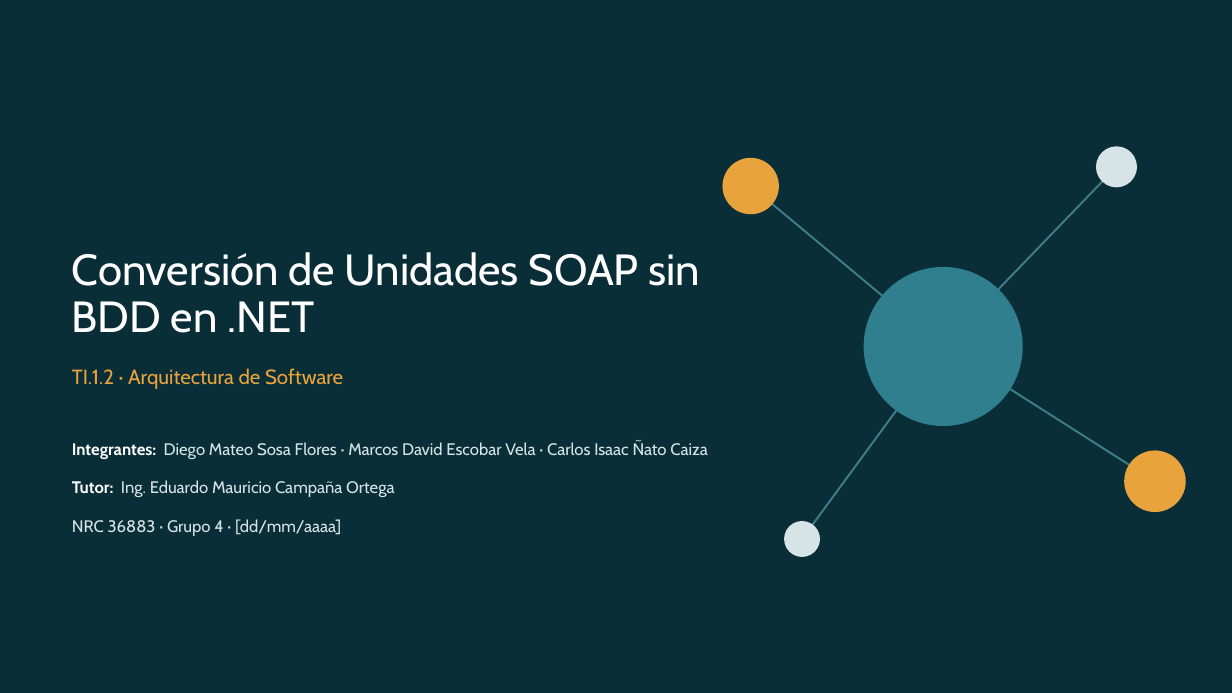
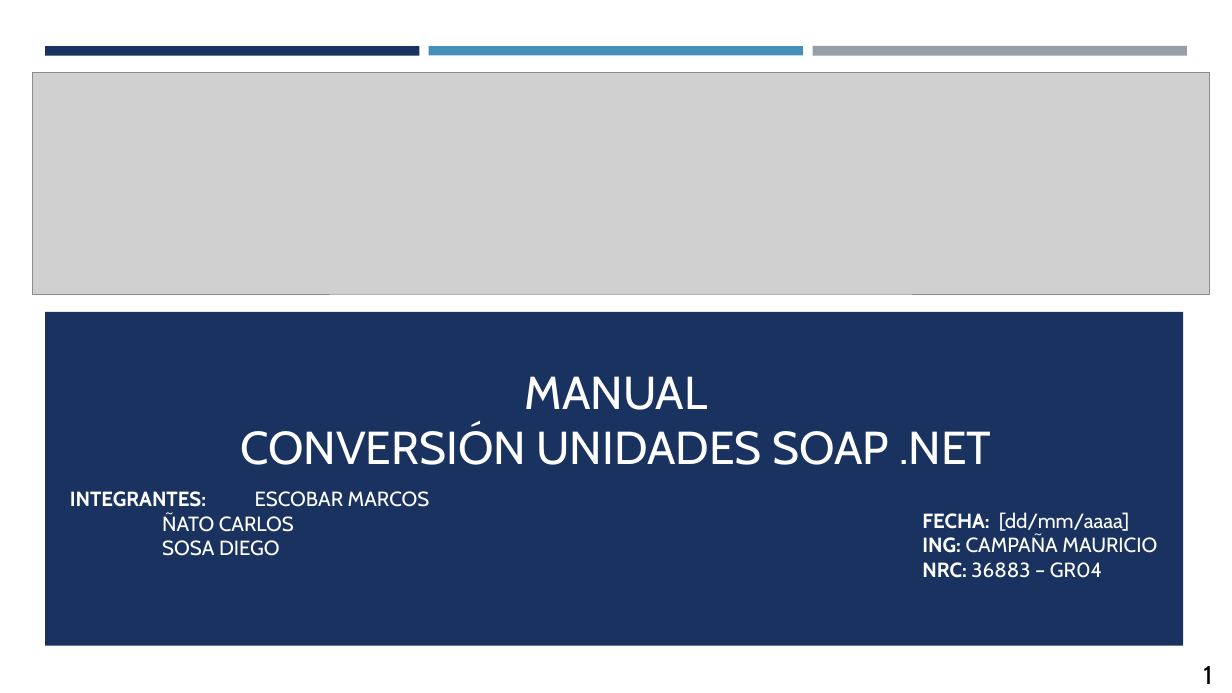
Before and after one commit to IMarcusDev/TI.1.2.-PAO202651_SOAP_DOTNET_SINBDD_NRC_36883_GR04, a slide deck: slide 1 of 05. DOCUMENTACION/PRESENTACION TI.1.2. SOAP sin BDD en DOTNET GR4.pptx. Drawn at 1232x693 pixels with LibreOffice and Linux fonts; fonts in the diff are those of the drawing; grey boxes stand for pictures. Boxes give left, top, right and bottom in pixels: in the first picture for what was removed or moved away, otherwise in the second. Text is boxed around its words. In the diff, an @@ line names an element or a change of style, - is before the commit and + after.

```diff
--- a/05. DOCUMENTACION/PRESENTACION TI.1.2. SOAP sin BDD en DOTNET GR4.pptx
+++ b/05. DOCUMENTACION/PRESENTACION TI.1.2. SOAP sin BDD en DOTNET GR4.pptx
@@ background #0A2E38 to #FFFFFF @@
@@ rectangle added at <box>45,46,420,55</box>, fill #1A3260 @@
@@ rectangle added at <box>429,46,803,55</box>, fill #4590B8 @@
@@ rectangle added at <box>812,46,1187,56</box>, fill #969FA7 @@
@@ picture added at <box>32,72,1210,294</box> @@
@@ ellipse removed at <box>1096,146,1137,187</box> @@
@@ ellipse removed at <box>723,158,779,214</box> @@
@@ line removed from (944, 347) to (1116, 167) @@
@@ line removed from (944, 347) to (750, 186) @@
@@ ellipse removed at <box>864,267,1023,426</box> @@
@@ rectangle added at <box>45,311,1184,645</box>, fill #1A3260 @@
@@ line removed from (944, 347) to (802, 539) @@
@@ line removed from (944, 347) to (1155, 482) @@
@@ subtitle removed at <box>72,368,343,389</box> @@
-TI.1.2 · Arquitectura de Software
@@ title at <box>240,376,991,465</box>: text changed; size 34 to 36 pt @@
-Conversión de Unidades SOAP sin BDD en .NET
+MANUAL
+CONVERSIÓN UNIDADES SOAP .NET
@@ text removed at <box>72,441,708,536</box> @@
-Integrantes: Diego Mateo Sosa Flores · Marcos David Escobar Vela · Carlos Isaac Ñato Caiza
-Tutor: Ing. Eduardo Mauricio Campaña Ortega
-NRC 36883 · Grupo 4 · [dd/mm/aaaa]
@@ ellipse removed at <box>1125,451,1187,513</box> @@
@@ subtitle added at <box>70,491,430,556</box>, 16 pt, text #FFFFFF @@
+INTEGRANTES: ESCOBAR MARCOS
+ÑATO CARLOS
+SOSA DIEGO
@@ ellipse removed at <box>785,521,821,557</box> @@
@@ text added at <box>922,512,1157,578</box>, 16 pt, text #FFFFFF @@
+FECHA: [dd/mm/aaaa]
+ING: CAMPAÑA MAURICIO
+NRC: 36883 – GR04
@@ text added at <box>1203,666,1212,684</box>, 20 pt, text #000000 @@
+1
```
Also in this commit, not shown: 22 other slides changed, 7 slides added, 15 slides removed.
